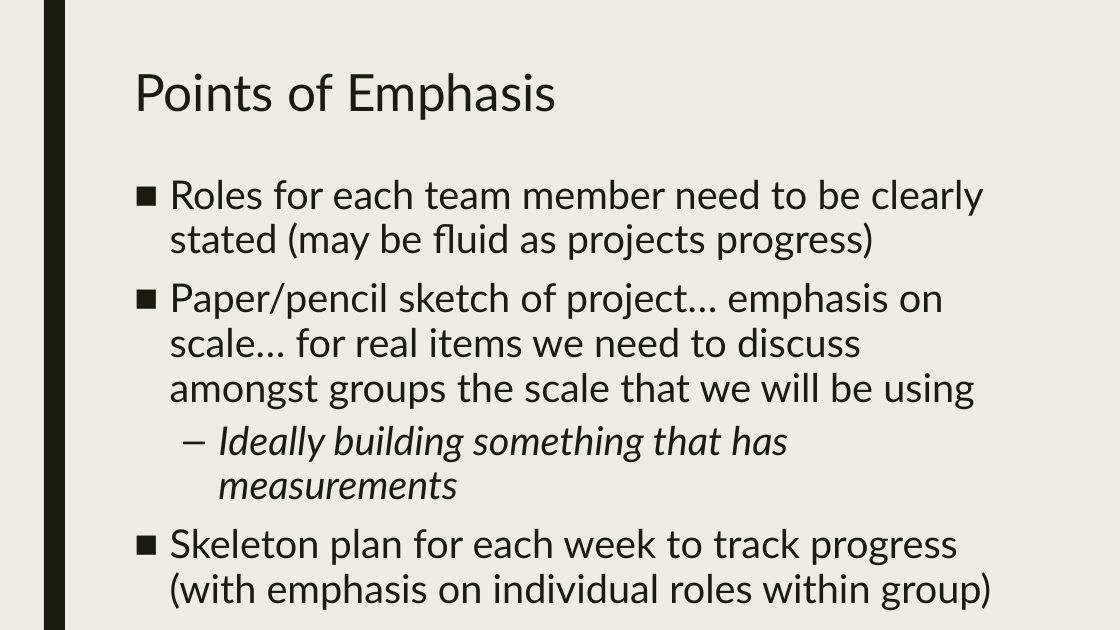
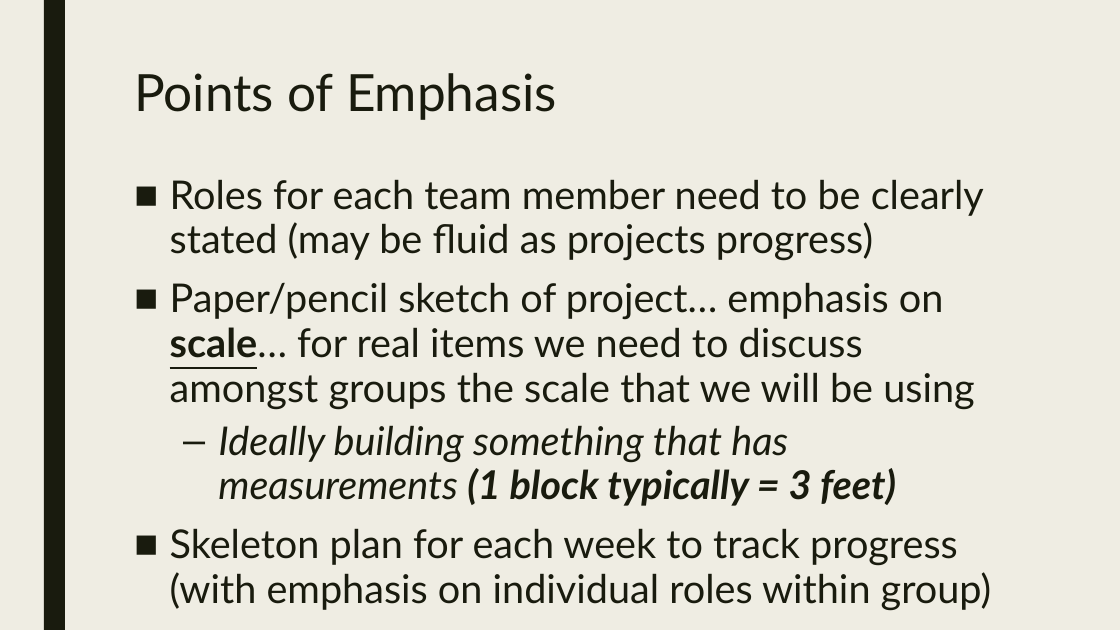
Before and after one commit to codecuddy/math_analysis, a slide deck: slide 4 of 2nd Semester/MathAnalysis_Day_050 Focus on Project Goals.pptx. Drawn at 1120x630 pixels with LibreOffice and Linux fonts; fonts in the diff are those of the drawing. Boxes give left, top, right and bottom in pixels: in the first picture for what was removed or moved away, otherwise in the second. Text is boxed around its words. In the diff, an @@ line names an element or a change of style, - is before the commit and + after.

Commit message:
final project plus extra content

```diff
--- a/2nd Semester/MathAnalysis_Day_050 Focus on Project Goals.pptx
+++ b/2nd Semester/MathAnalysis_Day_050 Focus on Project Goals.pptx
@@ text at (170,282,974,410): bold on, underline on in "scale…" @@
@@ text at (218,425,896,506): text changed @@
-  – Ideally building something that has measurements
+  – Ideally building something that has measurements (1 block typically = 3 feet)
```
Also in this commit, not shown: 4 other slides changed, 2 slides added, 2 slides removed, 38 other files.
